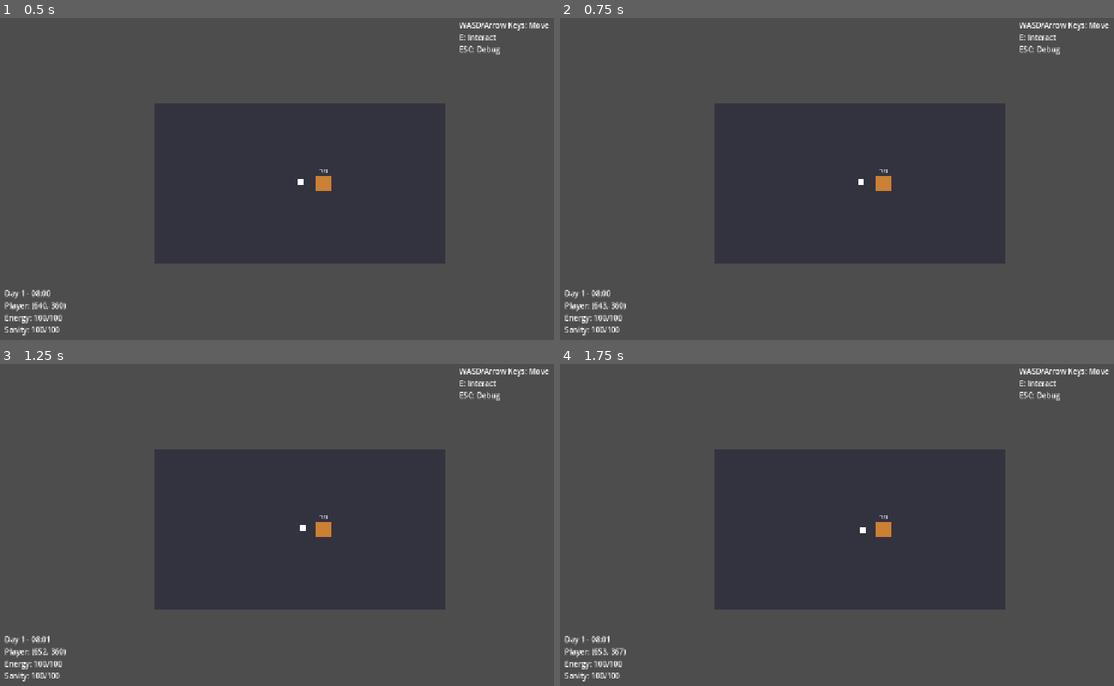
Above: before the commit, frames 1-4 (two rows, left to right).
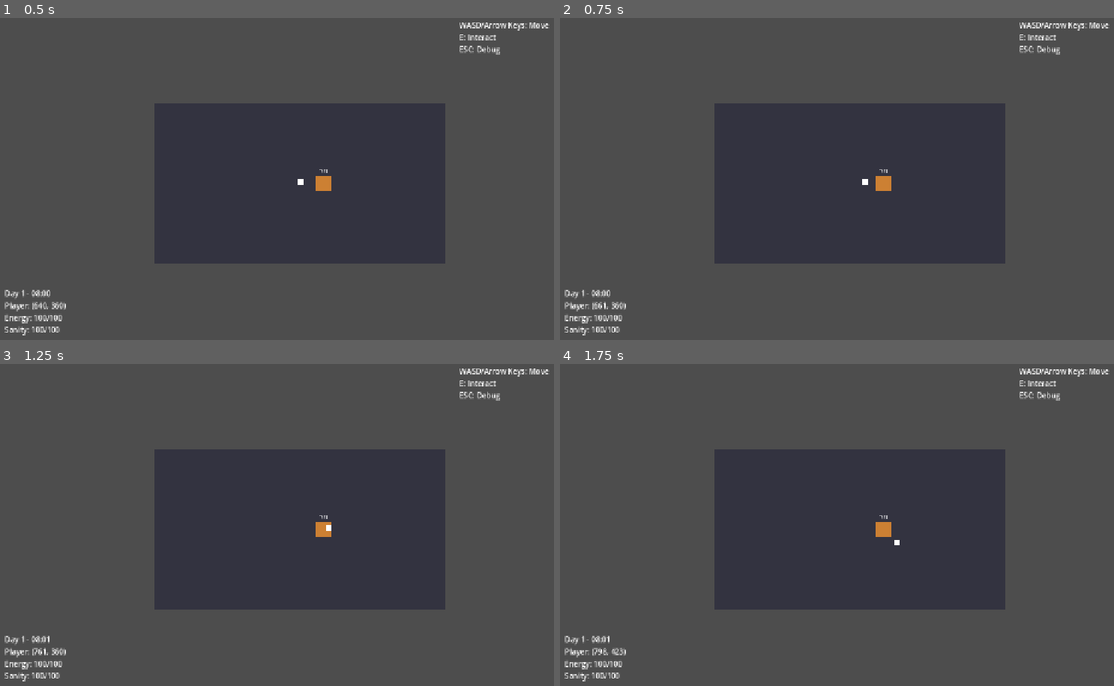
Above: after the commit, the same moments.

Repository: heureux831/GradLife
Game: Godot game, scene res://scenes/main/Main.tscn
Two runs of this game, one before a commit and one after it. Both use one fixed random seed, a clock stepped at 60 frames per second and the inputs below.
Inputs (mouse positions are in pixels of both pictures, inside the frame that each line leads up to):
- Up to frame 1 (0.5 s): no input
- Up to frame 2 (0.75 s): tap Enter at 0.5 s; move the mouse to (881, 182) at 0.52 s; hold Right (ui_right) from 0.53 s (still down); hold E (interact) from 0.53 s (still down); click (881, 182) at 0.67 s
- Up to frame 3 (1.25 s): keep holding Right (ui_right); keep holding E (interact)
- Up to frame 4 (1.75 s): move the mouse to (737, 547) at 1.27 s; release Right (ui_right) at 1.28 s; release E (interact) at 1.28 s; hold Down (ui_down) from 1.28 s (still down); tap E (interact) at 1.35 s

Frame 1 is identical in both runs. In frame 2, less than 0.1% of the frame differs, in the area x 6-56%, y 50-91%; in frame 3, less than 0.1%; in frame 4, less than 0.1%, in the area x 6-62%, y 50-91%.

Commit message:
Fix Player movement logic
- Fix velocity calculation in Player.gd
- Remove duplicate _physics_process function
- Properly calculate target velocity based on input
- Fix movement acceleration/friction handling
- Now WASD should work correctly

Diff:
--- a/src/characters/Player.gd
+++ b/src/characters/Player.gd
@@ -31,10 +31,14 @@
 
 func _physics_process(delta):
 	# Handle input
-	_handle_input(delta)
+	var input_vector = _get_input_vector()
+
+	# Store last non-zero direction
+	if input_vector != Vector2.ZERO:
+		_last_direction = input_vector
 
 	# Apply movement
-	handle_movement(delta)
+	handle_movement(input_vector, delta)
 
 	# Move the character
 	move_and_slide()
@@ -42,7 +46,7 @@
 	# Update animation based on movement
 	update_animation()
 
-func _handle_input(delta):
+func _get_input_vector() -> Vector2:
 	# Get input vector
 	var input_vector = Vector2.ZERO
 
@@ -53,17 +57,15 @@
 	if input_vector.length() > 1:
 		input_vector = input_vector.normalized()
 
-	# Store last non-zero direction
-	if input_vector != Vector2.ZERO:
-		_last_direction = input_vector
+	return input_vector
 
-	# Store velocity for animation
-	velocity = input_vector
+func handle_movement(input_vector: Vector2, delta):
+	# Calculate target velocity
+	var target_velocity = input_vector * move_speed
 
-func handle_movement(delta):
 	# Apply acceleration or friction
-	if velocity.length() > 0:
-		velocity = velocity.move_toward(velocity * move_speed, acceleration * delta)
+	if input_vector.length() > 0:
+		velocity = velocity.move_toward(target_velocity, acceleration * delta)
 	else:
 		velocity = velocity.move_toward(Vector2.ZERO, friction * delta)
 
